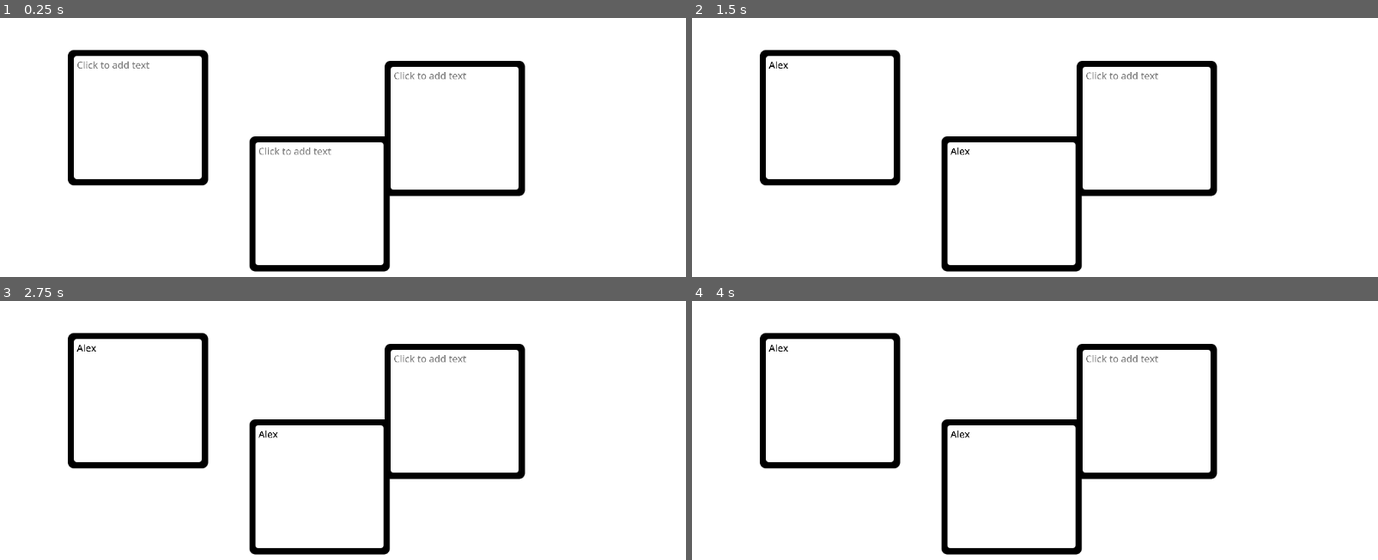
Above: before the commit, frames 1-4 (two rows, left to right).
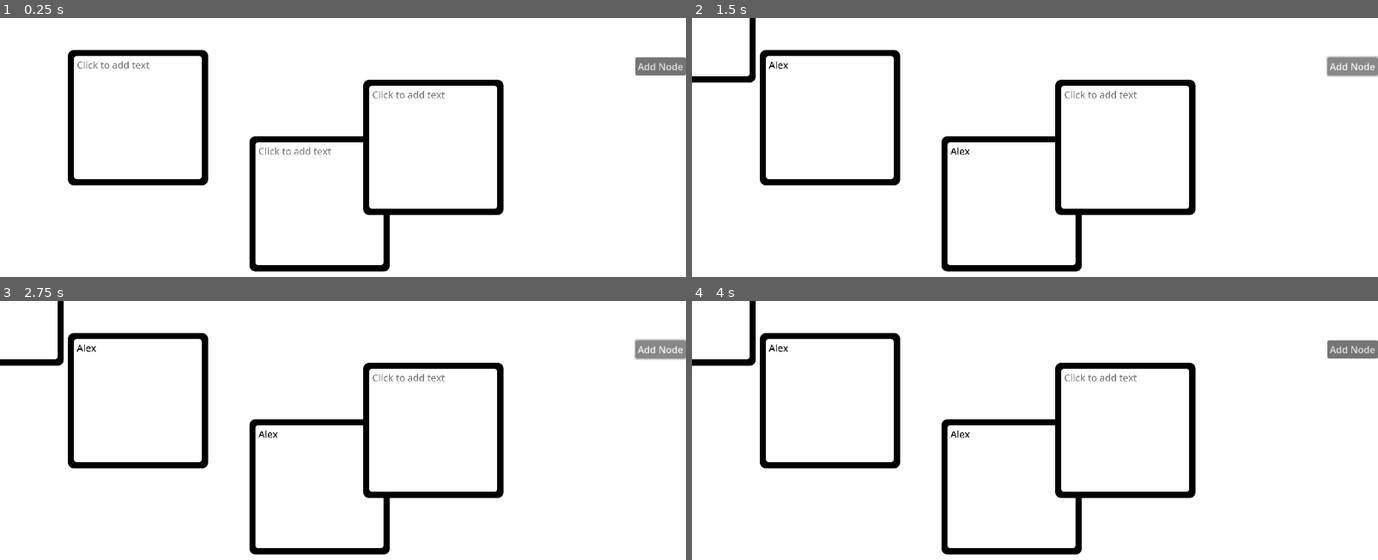
Above: after the commit, the same moments.

Repository: Shuflduf/Flow-Chart
Game: Godot game, scene res://scenes/main.tscn
Two runs of this game, one before a commit and one after it. Both use one fixed random seed, a clock stepped at 60 frames per second and the inputs below. The engine's default icon, where the game draws it, is replaced by a stand-in: a white triangle on a blue panel in a dark square.
Inputs (mouse positions are in pixels of both pictures, inside the frame that each line leads up to):
- Up to frame 1 (0.25 s): no input
- Up to frame 2 (1.5 s): click (829, 116) at 0.52 s; type "Alex" at 0.6 s; click (1014, 204) at 0.75 s; type "Alex" at 0.83 s; click (1350, 67) at 1.25 s, where only the run after the commit has a clickable "Add Node"
- Up to frame 3 (2.75 s): click (658, 350) at 2 s, where only the run after the commit has a clickable "Add Node"
- Up to frame 4 (4 s): click (1350, 350) at 2.75 s, where only the run after the commit has a clickable "Add Node"; tap Enter at 3.5 s; move the mouse to (outside the picture) at 3.52 s; press the mouse at (outside the picture) at 3.53 s

The runs differ from the first frame. In frame 1, 4.6% of the frame differs, in the area x 52-100%, y 15-77%; in frame 2, 5.2%; in frame 3, 5.2%, in the area x 0-100%, y 0-77%; in frame 4, 5.1%.

Commit message:
all new layering system

Diff:
--- a/scenes/chart.tscn
+++ b/scenes/chart.tscn
@@ -39,6 +39,10 @@
 
 [node name="Node3" parent="Nodes" instance=ExtResource("1_rjsrk")]
 layout_mode = 1
+anchor_left = -0.0748611
+anchor_top = -0.0693827
+anchor_right = 0.0371389
+anchor_bottom = 0.13016
 offset_left = 753.24
 offset_top = 178.96
 offset_right = 773.76
--- a/scenes/main.tscn
+++ b/scenes/main.tscn
@@ -1,6 +1,7 @@
-[gd_scene load_steps=2 format=3 uid="uid://capk7rweurlfj"]
+[gd_scene load_steps=3 format=3 uid="uid://capk7rweurlfj"]
 
 [ext_resource type="PackedScene" uid="uid://ecmwxqsguydy" path="res://scenes/chart.tscn" id="1_v8b4m"]
+[ext_resource type="PackedScene" uid="uid://cco2yqhf6mfnp" path="res://scenes/ui.tscn" id="2_lx73m"]
 
 [node name="Control" type="Control"]
 layout_mode = 3
@@ -29,3 +30,8 @@
 render_target_update_mode = 4
 
 [node name="Chart" parent="SubViewportContainer/SubViewport" instance=ExtResource("1_v8b4m")]
+
+[node name="CanvasLayer" type="CanvasLayer" parent="."]
+
+[node name="UI" parent="CanvasLayer" node_paths=PackedStringArray("chart") instance=ExtResource("2_lx73m")]
+chart = NodePath("../../SubViewportContainer/SubViewport/Chart")
--- a/scenes/pointer.tscn
+++ b/scenes/pointer.tscn
@@ -12,7 +12,6 @@
 [node name="Pointer" type="Panel"]
 show_behind_parent = true
 z_index = -4000
-anchors_preset = -1
 offset_right = 10.0
 offset_bottom = 10.0
 grow_vertical = 2
--- /dev/null
+++ b/scenes/ui.tscn
@@ -0,0 +1,33 @@
+[gd_scene load_steps=2 format=3 uid="uid://cco2yqhf6mfnp"]
+
+[ext_resource type="Script" path="res://scripts/ui.gd" id="1_2efaw"]
+
+[node name="UI" type="Control"]
+layout_mode = 3
+anchors_preset = 15
+anchor_right = 1.0
+anchor_bottom = 1.0
+grow_horizontal = 2
+grow_vertical = 2
+mouse_filter = 2
+script = ExtResource("1_2efaw")
+
+[node name="VBoxContainer" type="VBoxContainer" parent="."]
+layout_mode = 1
+anchors_preset = 6
+anchor_left = 1.0
+anchor_top = 0.5
+anchor_right = 1.0
+anchor_bottom = 0.5
+offset_left = -40.0
+offset_top = -258.0
+offset_bottom = 258.0
+grow_horizontal = 0
+grow_vertical = 2
+mouse_filter = 2
+
+[node name="NewNode" type="Button" parent="VBoxContainer"]
+layout_mode = 2
+text = "Add Node"
+
+[connection signal="pressed" from="VBoxContainer/NewNode" to="." method="_on_new_node_pressed"]
--- a/scripts/chart.gd
+++ b/scripts/chart.gd
@@ -8,9 +8,9 @@
 
 @onready var nodes: Control = $Nodes
 
+const CHART_NODE = preload("res://scenes/node.tscn")
+
 func _process(_delta: float) -> void:
-
-
 	if Global.active_node != null:
 		Global.active_node._moved()
 		var actual_pos := get_local_mouse_position() + Global.active_node.local_mouse_offset
@@ -21,20 +21,20 @@
 	if moving_chart:
 		nodes.position = get_global_mouse_position() + mouse_offset
 
+
 func _ready() -> void:
-	for child in get_children():
-		if child is FlowChartNode:
-			child.z_index = Global.node_count
-			child.picked_up.connect(func() -> void: move_all_nodes_down())
-			Global.node_count += 1
-			Global.nodes_indicies.push_front(child.z_index)
+	update_node_count()
+
+
+func update_node_count() -> void:
+	Global.node_count = nodes.get_child_count()
+
 
 func move_all_nodes_down() -> void:
-	Global.nodes_indicies.clear()
-	for child in get_children():
-		if child is FlowChartNode:
-			Global.nodes_indicies.push_front(child.z_index)
-			child.move_down()
+	#for child in nodes.get_children():
+		#if child is FlowChartNode:
+			#child.move_down()
+	pass
 
 
 func _on_gui_input(event: InputEvent) -> void:
@@ -69,3 +69,11 @@
 		nodes.scale = nodes.scale * zoom_change
 		var delta := (mouse_position - nodes.global_position) * (zoom_change - 1)
 		nodes.global_position = nodes.global_position - delta
+
+
+func add_node() -> void:
+	var new_node := CHART_NODE.instantiate()
+	new_node.global_position = Vector2.ZERO
+	new_node.picked_up.connect(func() -> void: move_all_nodes_down())
+	nodes.add_child(new_node)
+	Global.node_count += 1
--- a/scripts/global.gd
+++ b/scripts/global.gd
@@ -3,18 +3,20 @@
 var active_node: FlowChartNode
 var node_count := 0
 var whos_on_top: Array[FlowChartNode]
+
 var nodes_indicies: Array[int]
 var active_pointer: Pointer
 
 @export var settings: Settings = preload("res://resources/default_settings.tres")
 
-func verify_on_top() -> void:
-	await get_tree().process_frame
-	var highest := -INF
-	for i in whos_on_top:
-		if i.z_index > highest:
-			highest = i.z_index
-			active_node = i
-
-	whos_on_top.clear()
-	active_node.move_up()
+#func verify_on_top() -> void:
+	#await get_tree().process_frame
+	#print(whos_on_top)
+	#var highest := -INF
+	#for i in whos_on_top:
+		#if i.z_index > highest:
+			#highest = i.z_index
+			#active_node = i
+			#
+	#whos_on_top.clear()
+	#active_node.move_up()
--- a/scripts/node.gd
+++ b/scripts/node.gd
@@ -61,11 +61,15 @@
 		queue_free()
 
 
-
 func pickup() -> void:
 	disable_text_field()
-	Global.whos_on_top.push_front(self)
-	Global.verify_on_top()
+
+	#Global.whos_on_top.push_back(self)
+	#Global.verify_on_top()
+	get_parent().move_child(self, -1)
+	Global.active_node = self
+	print(get_index())
+	#Global.test_arr.push_back(925745)
 
 
 func drop() -> void:
@@ -73,9 +77,9 @@
 	#text.editable = true
 
 
-func move_down() -> void:
-	z_index -= 1
-	clamp_zindex()
+#func move_down() -> void:
+	#z_index -= 1
+	#clamp_zindex()
 
 
 func move_up() -> void:
--- /dev/null
+++ b/scripts/ui.gd
@@ -0,0 +1,6 @@
+extends Control
+
+@export var chart: Control
+
+func _on_new_node_pressed() -> void:
+	chart.add_node()
